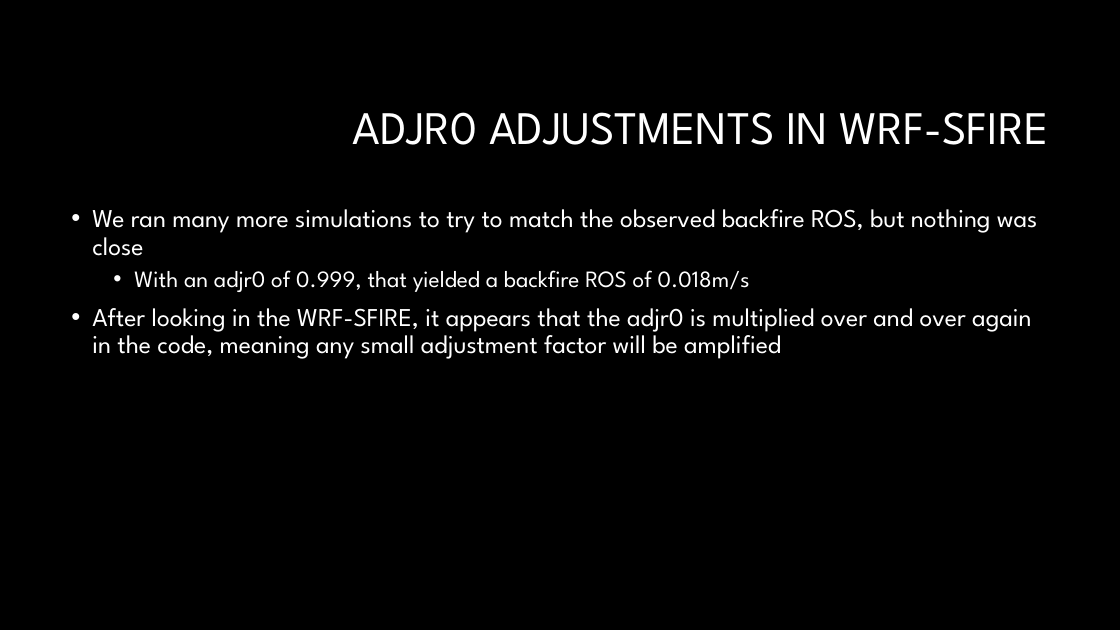
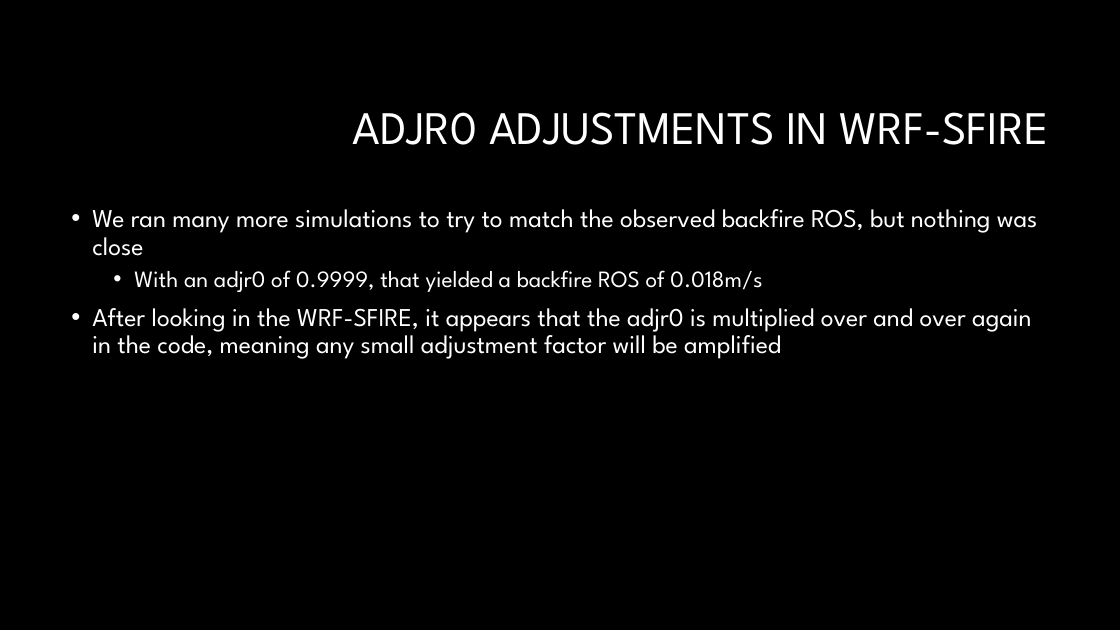
Before and after one commit to Jeremy-Benik/Meeting_Notes, a slide deck: slide 4 of Presentations/Adjustment_Factors.pptx. Drawn at 1120x630 pixels with LibreOffice and Linux fonts; fonts in the diff are those of the drawing; background and template pictures are left out. Boxes give left, top, right and bottom in pixels: in the first picture for what was removed or moved away, otherwise in the second. Text is boxed around its words. In the diff, an @@ line names an element or a change of style, - is before the commit and + after.

```diff
--- a/Presentations/Adjustment_Factors.pptx
+++ b/Presentations/Adjustment_Factors.pptx
@@ text at (134,270,762,292): text changed @@
-  • With an adjr0 of 0.999, that yielded a backfire ROS of 0.018m/s
+  • With an adjr0 of 0.9999, that yielded a backfire ROS of 0.018m/s
```
Also in this commit, not shown: 5 other slides changed, 1 slide added, 1 other file.
